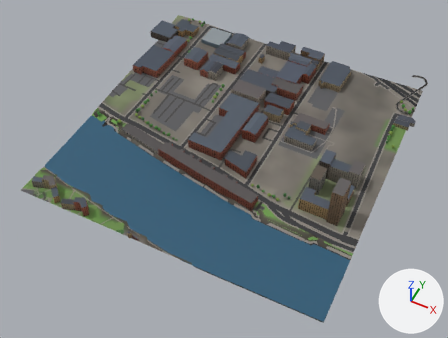
The glTF model glasgow-subway/data/city/city_6_5.glb, before and after one commit.
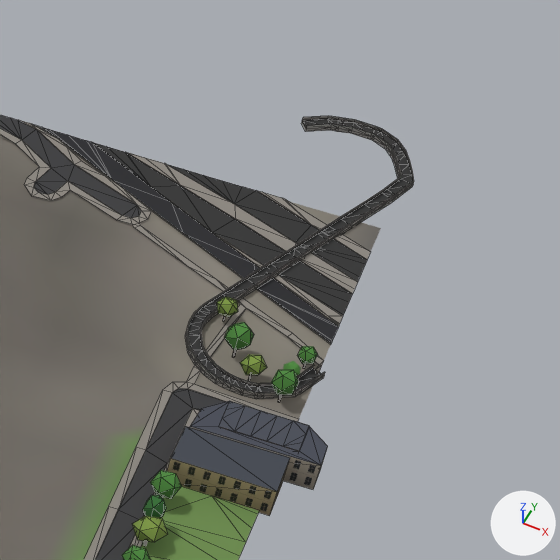
Each version is shown whole from a 50 mm lens placed at (-40.0, -912.0, 747.0), pointed at (-346.0, -300.0, -18.0), then close up on the part from 83% to 100% of the width and 18% to 41% of the height. Arrows for +X, +Y and +Z are at lower right; the lights stay in place. The older version's two pictures come first. The close-ups show mesh edges as thin lines. Where no turn or scale is listed for an object, it has been applied to the vertices. Vertices at exactly the same position are counted once.

The first close-up shows 'buildings_6_5', 'green_6_5', 'green_tree_a.024', 'green_tree_b.011', 'roads_6_5', 'terrain_6_5' and 8 more.
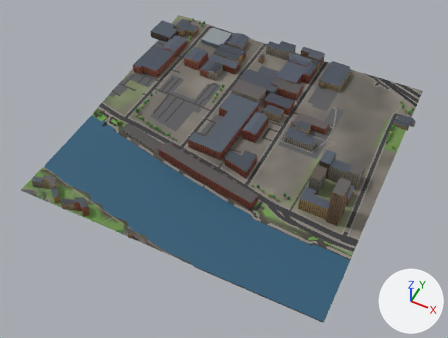
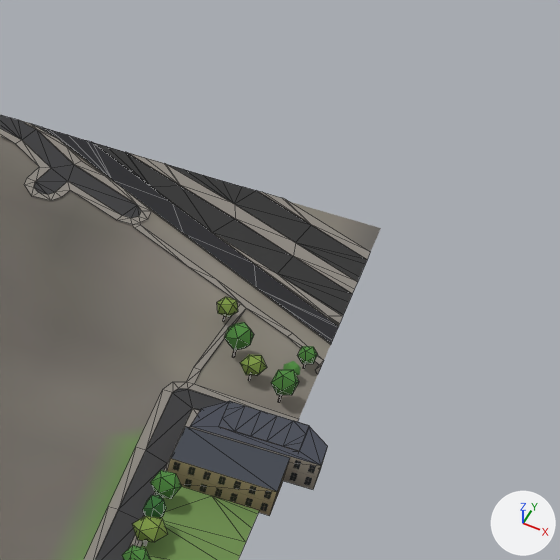
Where the newer file only moved an object's origin or applied its transform, the numbers keep the older frame.

Location of each change, [x1, y1, x2, y2] in pixels of the close-ups (560 x 560 px):
'roads_6_5', reshaped
    before: [0, 115, 414, 560]
    after: [0, 115, 370, 560]
part 1 of me_roads_6_5, deleted
    before: [185, 116, 414, 399]

The change, as a diff of the scene's bpy script:
```diff
--- a/glasgow-subway/data/city/city_6_5.glb.py
+++ b/glasgow-subway/data/city/city_6_5.glb.py
@@ me_roads_6_5 @@
 # used by ob_roads_6_5; location = (-348.5, -232.1, 10.8)
-me_roads_6_5.from_pydata(...)  # 1946 vertices, 2183 faces; spans x -252.0..252.0, y -268.0..268.0, z -10.0..10.0
+me_roads_6_5.from_pydata(...)  # 1611 vertices, 1519 faces; spans x -252.0..248.0, y -268.0..232.0, z -10.0..10.0
+# me_roads_6_5 part 1: the loose piece of 320 vertices spanning x 216.0..252.0, y 159.0..268.0, z 1.0..5.0 is deleted
+# other edits to the shape of me_roads_6_5 do not show in these pictures
 me_roads_6_5.materials.append(mat_mat_road)
 me_roads_6_5.materials.append(mat_mat_pavement)
-me_roads_6_5.materials.append(mat_mat_bridge)
```
